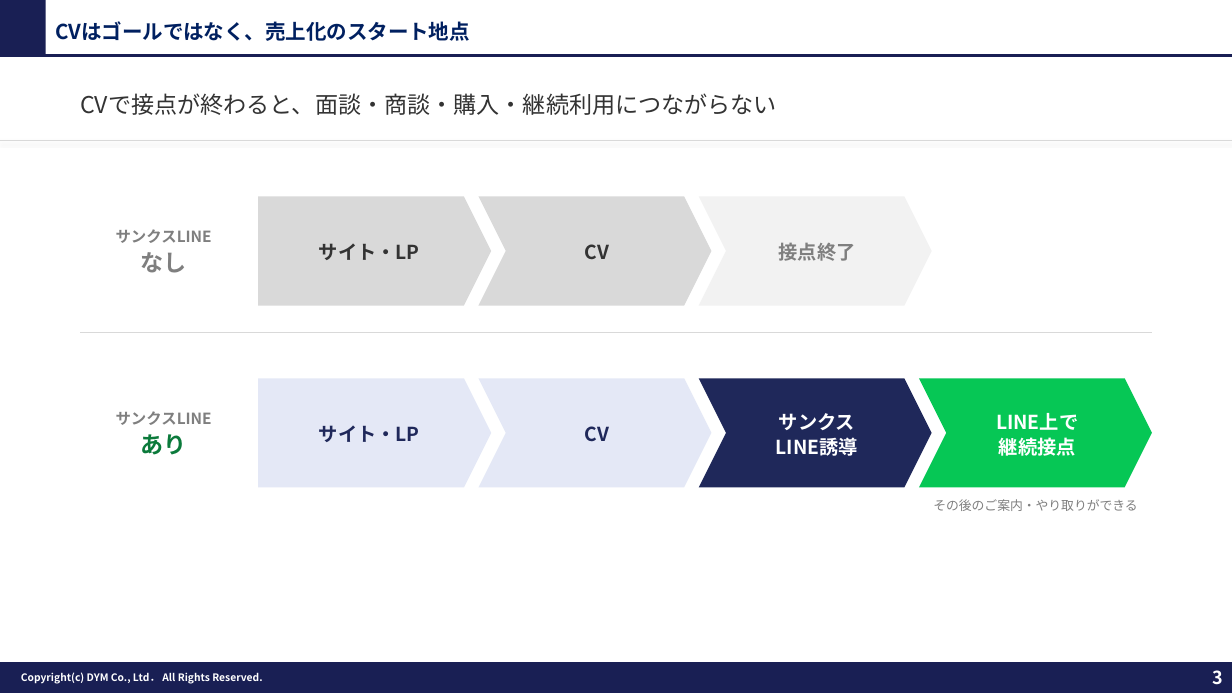
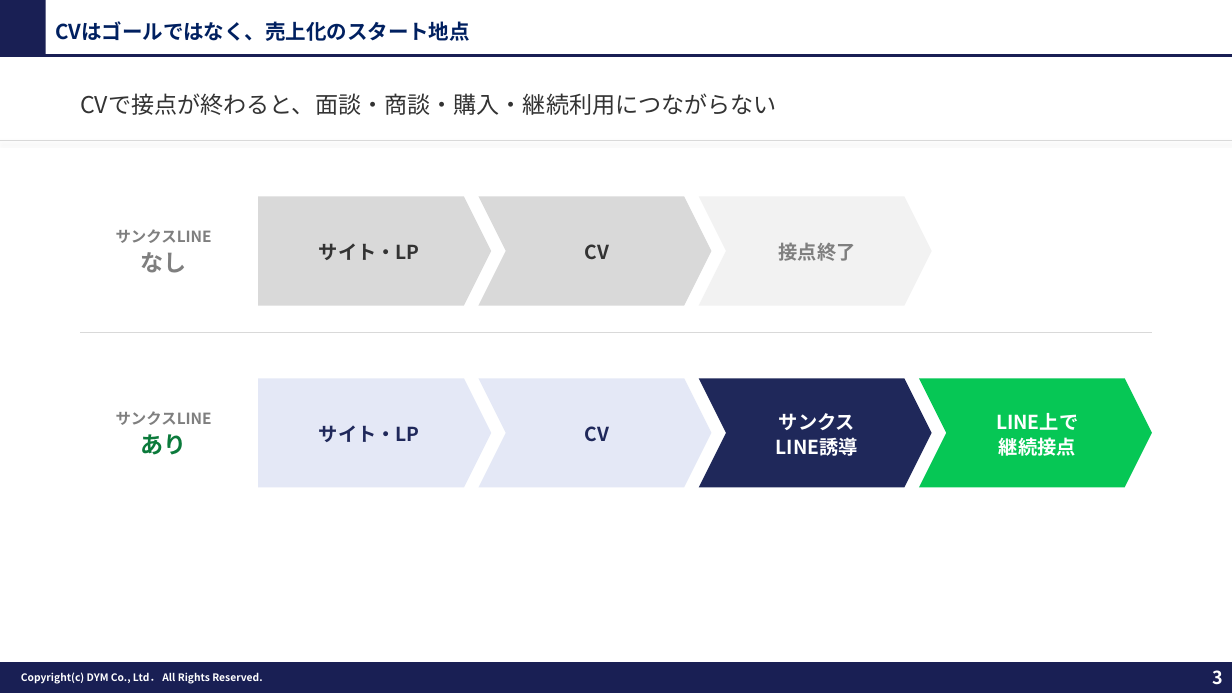
Before and after one commit to tonomura-r-dev/folder, a slide deck: slide 3 of 20261006_サンクスLINE誘導のご提案_業界別ver1.2.pptx. Drawn at 1232x693 pixels with LibreOffice and Linux fonts; fonts in the diff are those of the drawing; background and template pictures are left out. Boxes give left, top, right and bottom in pixels: in the first picture for what was removed or moved away, otherwise in the second. Text is boxed around its words. In the diff, an @@ line names an element or a change of style, - is before the commit and + after.

```diff
--- a/20261006_サンクスLINE誘導のご提案_業界別ver1.2.pptx
+++ b/20261006_サンクスLINE誘導のご提案_業界別ver1.2.pptx
@@ text removed at box(933, 499, 1137, 511) @@
-その後のご案内・やり取りができる
```
Also in this commit, not shown: 3 other slides changed, 4 other files.
